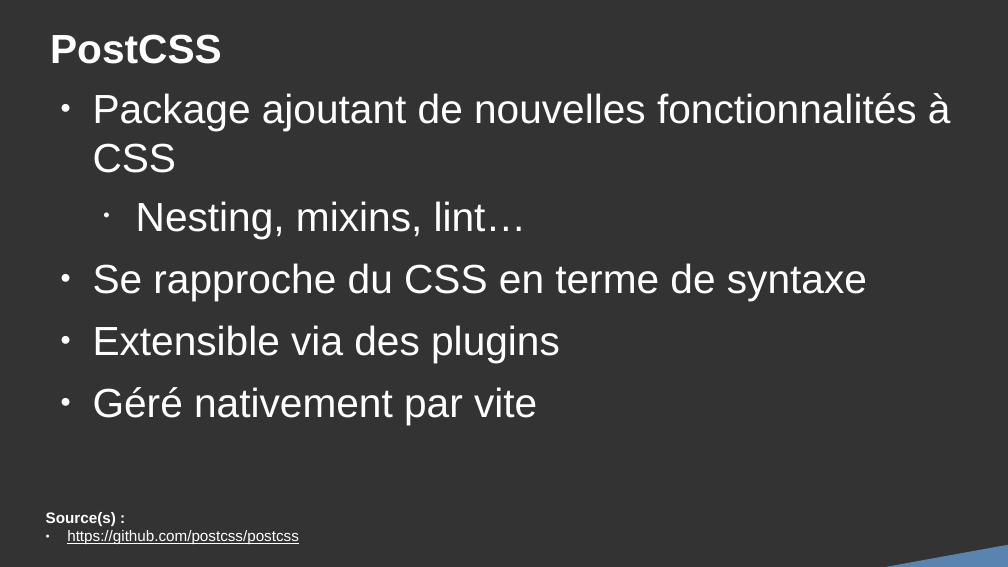
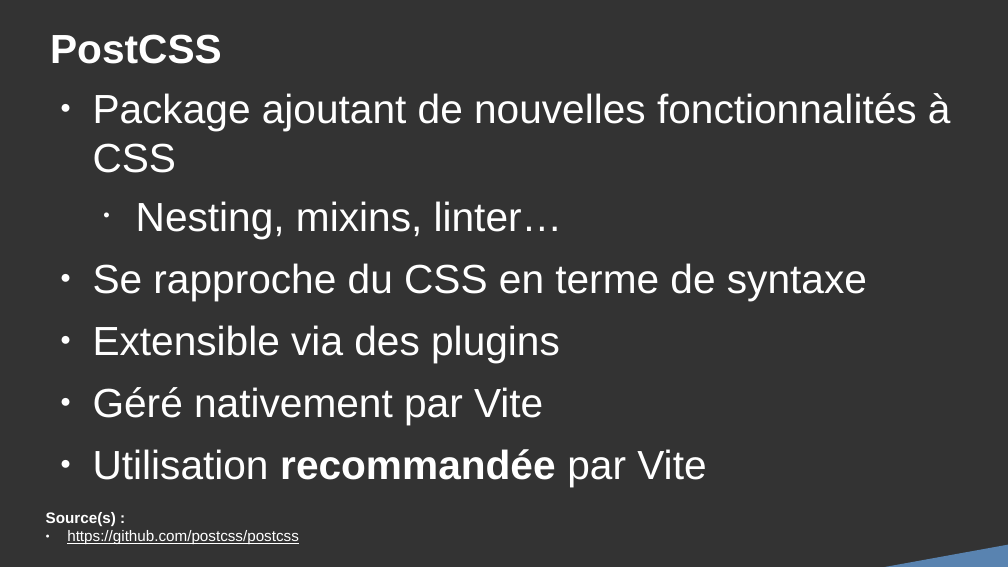
Before and after one commit to DanYellow/cours, a slide deck: slide 28 of developpement-front-s5/travaux-pratiques/numero-4/presentation.odp (slide 27 before the commit). Drawn at 1008x567 pixels with LibreOffice and Linux fonts; fonts in the diff are those of the drawing. Boxes give left, top, right and bottom in pixels: in the first picture for what was removed or moved away, otherwise in the second. Text is boxed around its words. In the diff, an @@ line names an element or a change of style, - is before the commit and + after.

```diff
--- a/developpement-front-s5/travaux-pratiques/numero-4/presentation.odp
+++ b/developpement-front-s5/travaux-pratiques/numero-4/presentation.odp
@@ text at <box>136,201,563,239</box>: text changed @@
-  • Nesting, mixins, lint…
+  • Nesting, mixins, linter…
@@ text at <box>93,387,706,487</box>: text changed @@
-● Géré nativement par vite
+● Géré nativement par Vite
+● Utilisation recommandée par Vite
```
Also in this commit, not shown: 5 other slides changed, 2 slides added, 1 other file.
